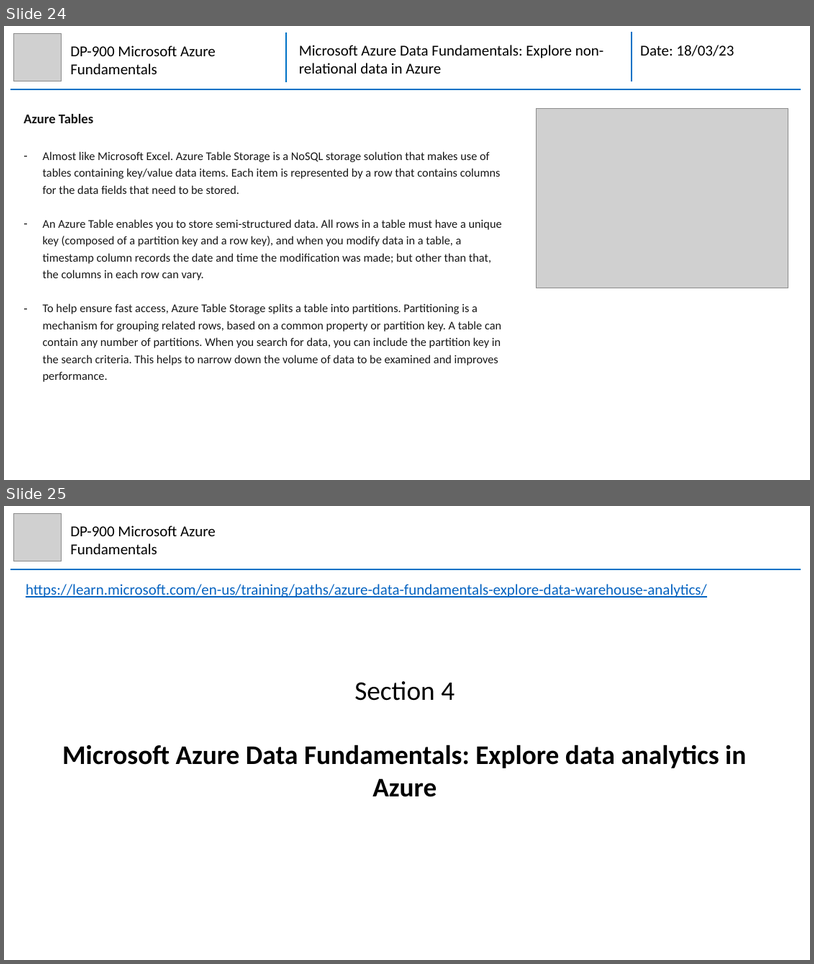
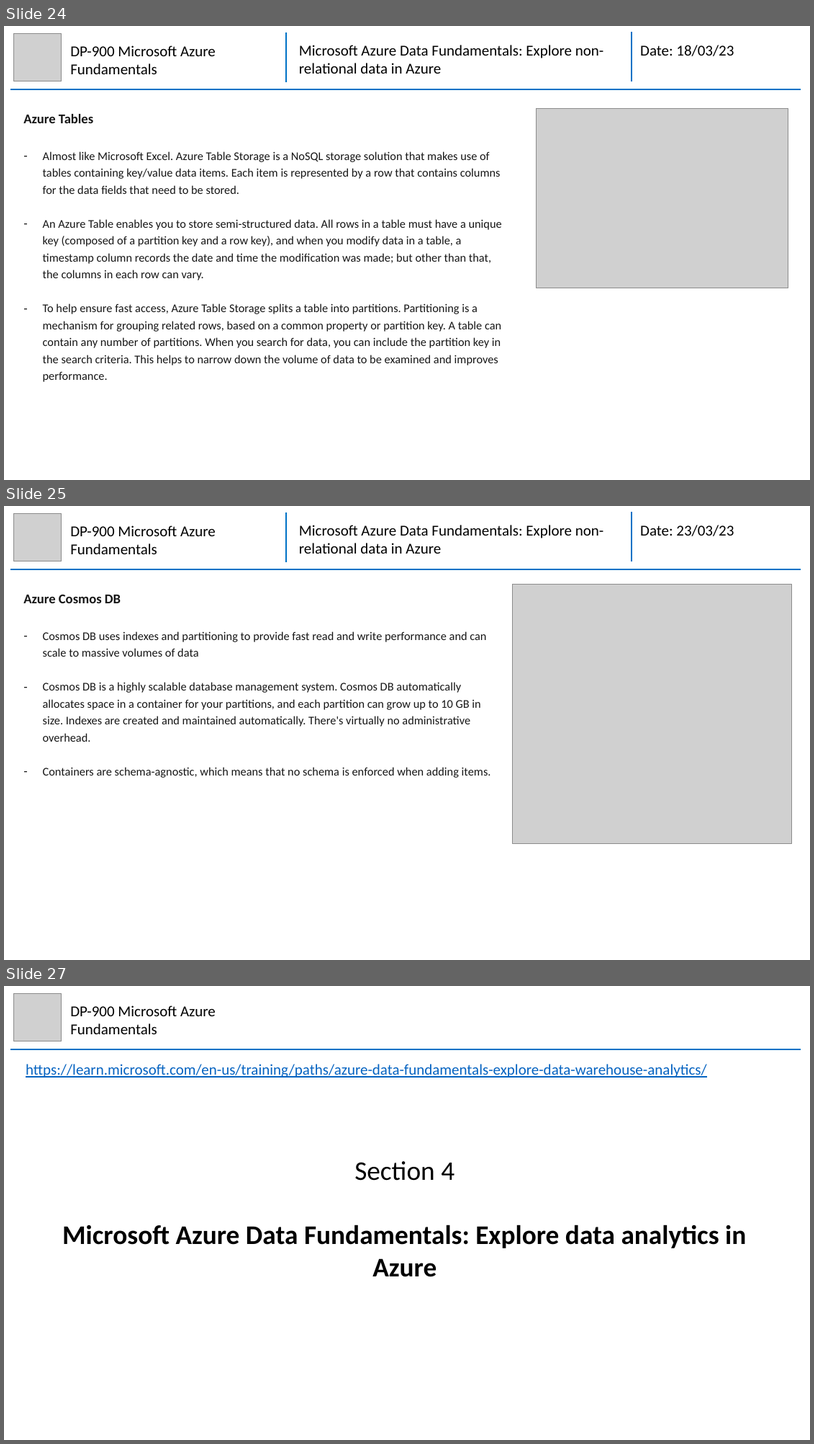
Before and after one commit to mhaythornthwaite/Testing_ML_Algorithms, a slide deck: Azure_DP-900_Fundamentals/MJH_DP-900_Azure_Fundamentals_Notes.pptx. Shown one above the other, each under a label of ours: slides 24 and 25 before the commit, slides 24, 25 and 27 after it; the slides between them are not shown. The pictures are 814x964 and 814x1444 pixels, drawn with LibreOffice and Linux fonts; fonts in the diff are those of the drawing; grey boxes stand for pictures. Boxes give left, top, right and bottom in pixels: in the first picture for what was removed or moved away, otherwise in the second. Text is boxed around its words. In the diff, an @@ line names an element or a change of style, - is before the commit and + after.

Commit message:
Azure DP900 Section 3 Module 1

```diff
--- a/Azure_DP-900_Fundamentals/MJH_DP-900_Azure_Fundamentals_Notes.pptx
+++ b/Azure_DP-900_Fundamentals/MJH_DP-900_Azure_Fundamentals_Notes.pptx
@@ slide 25 added at (4,506,810,960), background #FFFFFF @@
@@ picture added at (13,513,62,561) @@
@@ text added at (70,525,216,554), 18 pt, text #000000 @@
+DP-900 Microsoft Azure Fundamentals
@@ group added at (10,512,801,569): 3 lines, 2 texts @@
+Microsoft Azure Data Fundamentals: Explore non-relational data in Azure
+Date: 23/03/23
@@ picture added at (513,584,793,844) @@
@@ text added at (23,594,491,777), 14 pt, text #161616 @@
+Azure Cosmos DB
+– Cosmos DB uses indexes and partitioning to provide fast read and write performance and can scale to massive volumes of data
+– Cosmos DB is a highly scalable database management system. Cosmos DB automatically allocates space in a container for your partitions, and each partition can grow up to 10 GB in size. Indexes are created and maintained automatically. There's virtually no administrative overhead.
+– Containers are schema-agnostic, which means that no schema is enforced when adding items.
@@ what was slide 25 is now slide 27 @@
```
Also in this commit, not shown: 1 other slide added.
